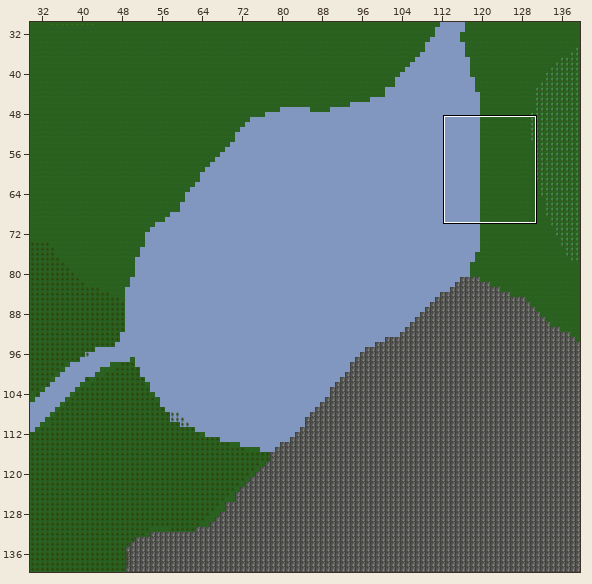
An edit to a level. Tiled map, maps/00-02-04-50-00.tmx. Above: a wide view before the commit, with the close-up outlined.
Close-up. Before the commit:
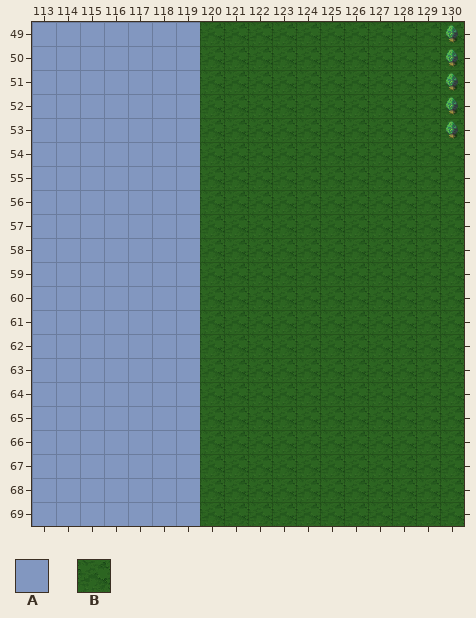
Cells are 32x32 px. Shown: x 113..130, y 49..69. The commit also changed other parts of the map, which this record leaves out. Not drawn, because the pictures are missing: unchanged layer "Collision".
Key: from "cartography_set": A 24, B 35.
_ is an empty cell.
Layers that did not change in this view are not listed.
Layer "Ground1" before, first column x 113:
49 AAAAAAABBBBBBBBBBB
50 AAAAAAABBBBBBBBBBB
51 AAAAAAABBBBBBBBBBB
52 AAAAAAABBBBBBBBBBB
53 AAAAAAABBBBBBBBBBB
54 AAAAAAABBBBBBBBBBB
55 AAAAAAABBBBBBBBBBB
56 AAAAAAABBBBBBBBBBB
57 AAAAAAABBBBBBBBBBB
58 AAAAAAABBBBBBBBBBB
59 AAAAAAABBBBBBBBBBB
60 AAAAAAABBBBBBBBBBB
61 AAAAAAABBBBBBBBBBB
62 AAAAAAABBBBBBBBBBB
63 AAAAAAABBBBBBBBBBB
64 AAAAAAABBBBBBBBBBB
65 AAAAAAABBBBBBBBBBB
66 AAAAAAABBBBBBBBBBB
67 AAAAAAABBBBBBBBBBB
68 AAAAAAABBBBBBBBBBB
69 AAAAAAABBBBBBBBBBB
Now the later version:
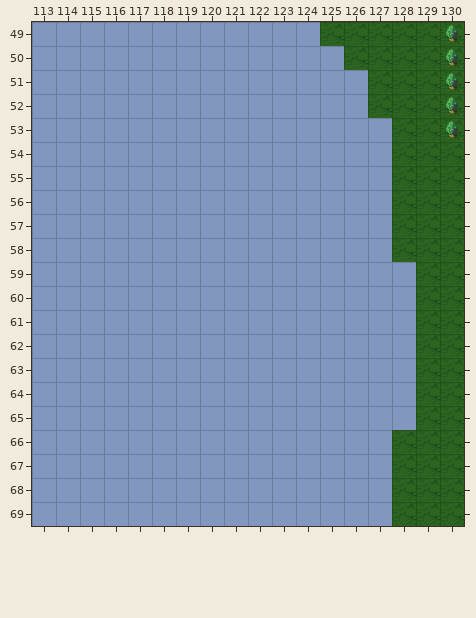
What changed:
Layer "Ground1":
The author changed tile B to tile A in row 49 at x 120 to 124; in row 50 at x 120 to 125; in rows 51 to 52 at x 120 to 126; in rows 53 to 58 at x 120 to 127; in rows 59 to 65 at x 120 to 128; in rows 66 to 69 at x 120 to 127.
